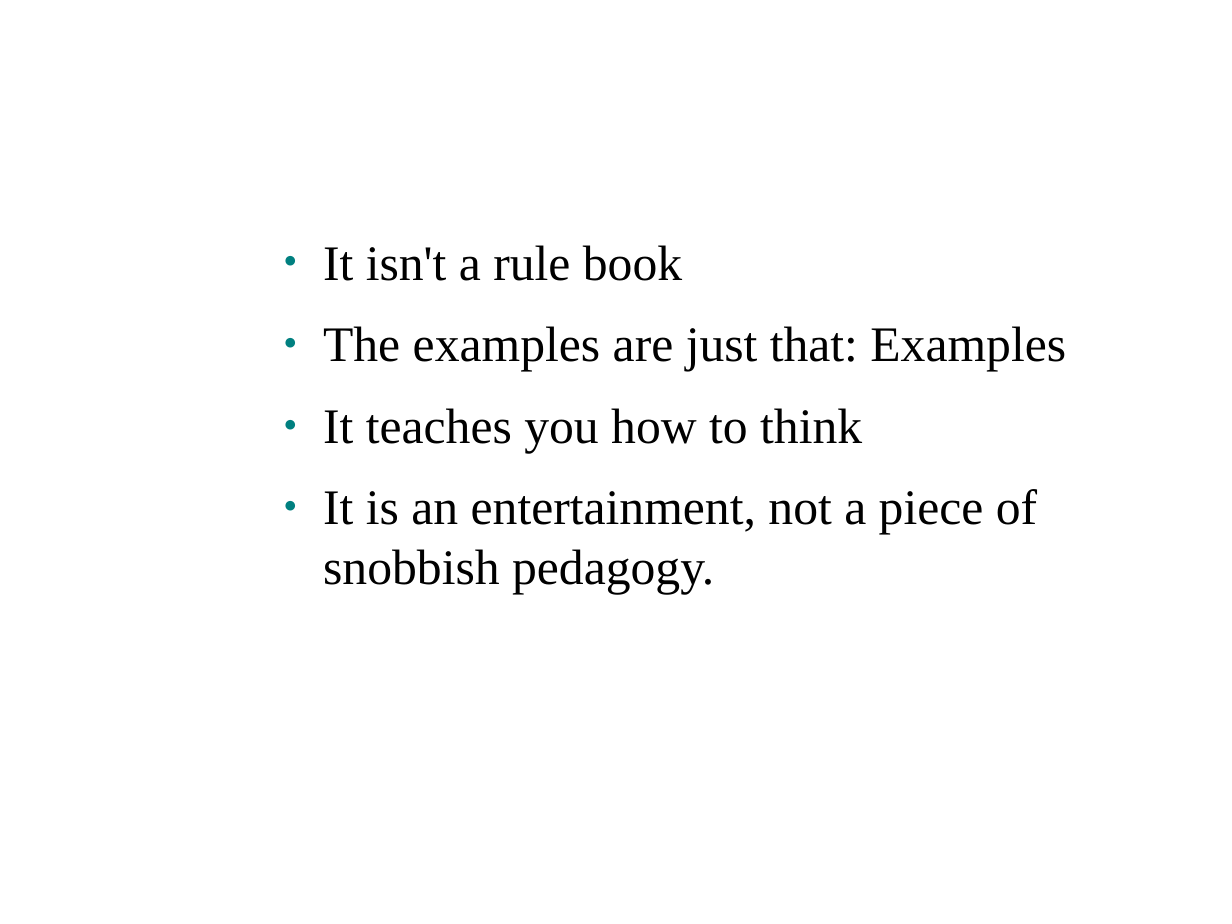
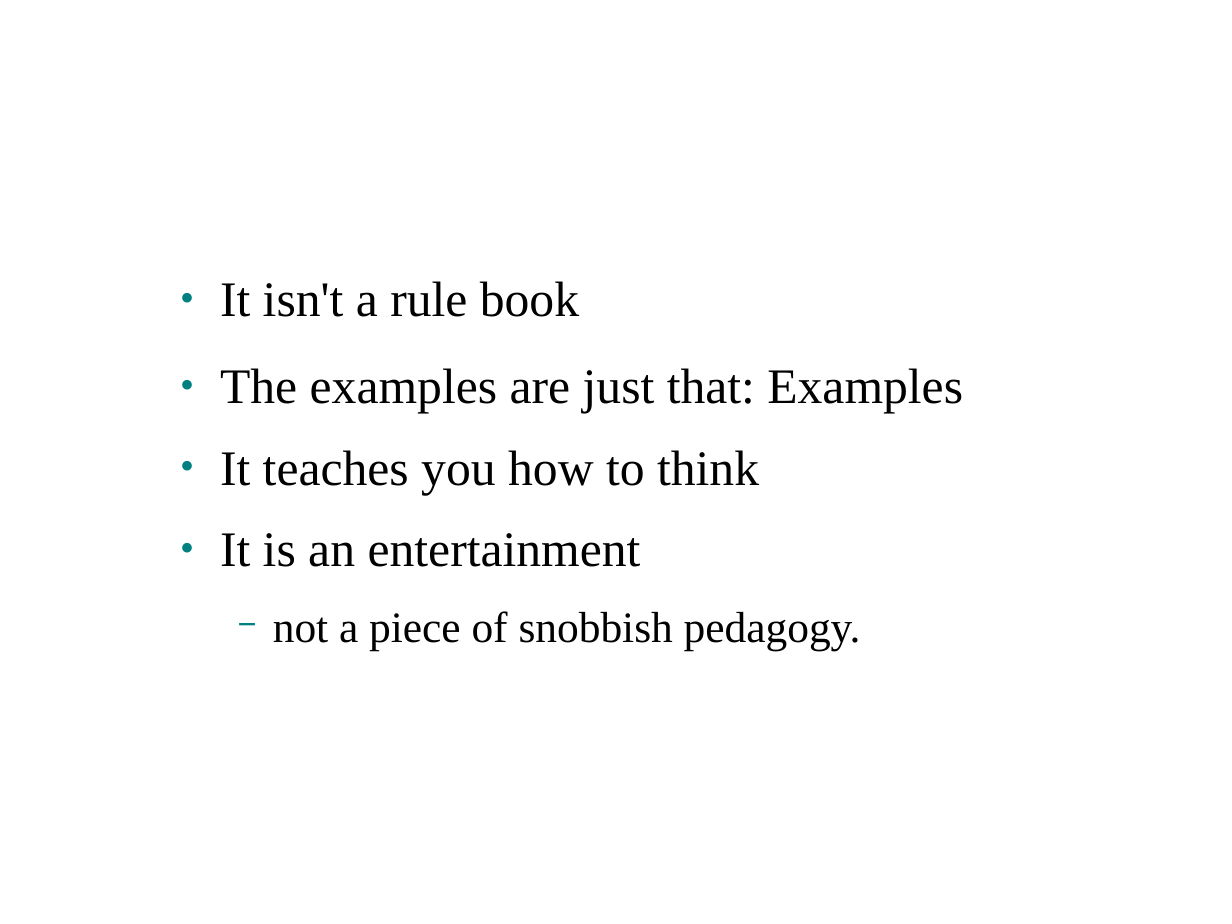
Before and after one commit to softwaresunday/Lexpress, a slide deck: slide 13 of doc/homologies.odp (slide 6 before the commit). Drawn at 1232x924 pixels with LibreOffice and Linux fonts; fonts in the diff are those of the drawing; background and template pictures are left out. Boxes give left, top, right and bottom in pixels: in the first picture for what was removed or moved away, otherwise in the second. Text is boxed around its words. In the diff, an @@ line names an element or a change of style, - is before the commit and + after.

```diff
--- a/doc/homologies.odp
+++ b/doc/homologies.odp
@@ text "It isn't a rule book" moved from (x1=323, y1=245, x2=1066, y2=594) to (x1=220, y1=281, x2=963, y2=650) @@
@@ text at (x1=220, y1=281, x2=579, y2=317): more space between paragraphs @@
@@ text at (x1=220, y1=533, x2=861, y2=650): text changed; size 32 to 28 pt @@
-● It is an entertainment, not a piece of snobbish pedagogy.
+● It is an entertainment
+  − not a piece of snobbish pedagogy.
```
Also in this commit, not shown: 6 other slides changed, 7 slides added, 1 other file.
